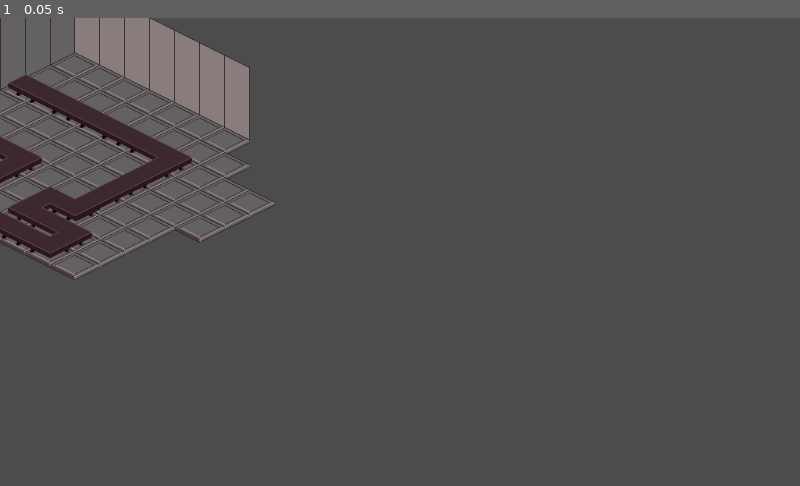
Above: before the commit, frame 1.
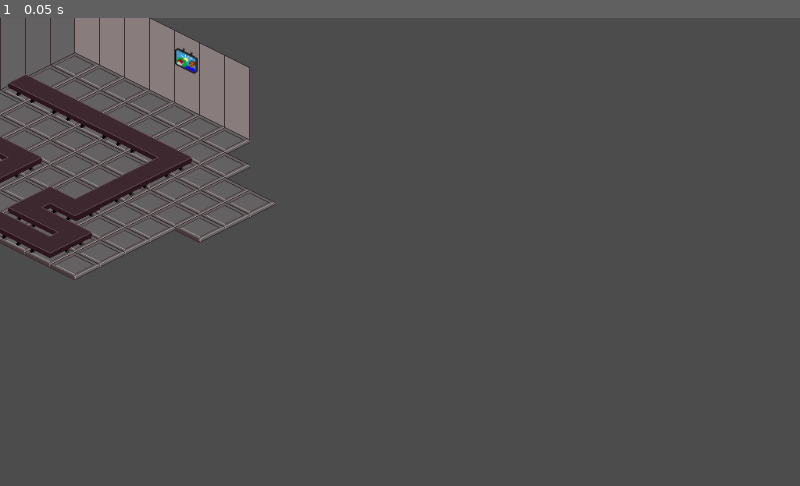
Above: after the commit, the same moment.

Repository: iorena/while-true
Game: Godot game, scene res://Main.tscn
Two runs of this game, one before a commit and one after it. Both use one fixed random seed, a clock stepped at 60 frames per second and the inputs below.
Inputs:
- Up to frame 1 (0.05 s): no input

The runs differ from the first frame. In frame 1, 0.1% of the frame differs, in the area x 21-25%, y 6-12%.

Commit message:
tv object :)

Diff:
--- a/Main.tscn
+++ b/Main.tscn
@@ -1,9 +1,10 @@
-[gd_scene load_steps=18 format=2]
+[gd_scene load_steps=28 format=2]
 
 [ext_resource path="res://assets/wall_right.png" type="Texture" id=1]
 [ext_resource path="res://assets/wall_left.png" type="Texture" id=2]
 [ext_resource path="res://assets/factory_floor1.png" type="Texture" id=3]
 [ext_resource path="res://assets/wall_corner.png" type="Texture" id=4]
+[ext_resource path="res://assets/tv_animation.png" type="Texture" id=5]
 [ext_resource path="res://assets/conveyor2_end.png" type="Texture" id=8]
 [ext_resource path="res://assets/conveyor2_middle.png" type="Texture" id=9]
 [ext_resource path="res://assets/conveyor_end.png" type="Texture" id=10]
@@ -217,6 +218,54 @@
 9/shapes = [  ]
 9/z_index = 0
 
+[sub_resource type="AtlasTexture" id=4]
+flags = 4
+atlas = ExtResource( 5 )
+region = Rect2( 0, 0, 64, 128 )
+
+[sub_resource type="AtlasTexture" id=5]
+flags = 4
+atlas = ExtResource( 5 )
+region = Rect2( 64, 0, 64, 128 )
+
+[sub_resource type="AtlasTexture" id=6]
+flags = 4
+atlas = ExtResource( 5 )
+region = Rect2( 128, 0, 64, 128 )
+
+[sub_resource type="AtlasTexture" id=7]
+flags = 4
+atlas = ExtResource( 5 )
+region = Rect2( 192, 0, 64, 128 )
+
+[sub_resource type="AtlasTexture" id=8]
+flags = 4
+atlas = ExtResource( 5 )
+region = Rect2( 256, 0, 64, 128 )
+
+[sub_resource type="AtlasTexture" id=9]
+flags = 4
+atlas = ExtResource( 5 )
+region = Rect2( 320, 0, 64, 128 )
+
+[sub_resource type="AtlasTexture" id=10]
+flags = 4
+atlas = ExtResource( 5 )
+region = Rect2( 384, 0, 64, 128 )
+
+[sub_resource type="AtlasTexture" id=11]
+flags = 4
+atlas = ExtResource( 5 )
+region = Rect2( 448, 0, 64, 128 )
+
+[sub_resource type="SpriteFrames" id=12]
+animations = [ {
+"frames": [ SubResource( 4 ), SubResource( 5 ), SubResource( 6 ), SubResource( 7 ), SubResource( 8 ), SubResource( 9 ), SubResource( 10 ), SubResource( 11 ) ],
+"loop": true,
+"name": "default",
+"speed": 5.0
+} ]
+
 [node name="Node2D" type="Node2D"]
 
 [node name="Walls" type="TileMap" parent="."]
@@ -240,3 +289,9 @@
 cell_size = Vector2( 64, 32 )
 format = 1
 tile_data = PoolIntArray( 65538, 0, 0, 65540, 1, 0, 65542, 1, 0, 65544, 4, 0, 196616, 5, 0, 262149, 4, 0, 327684, 5, 0, 327688, 8, 0, 393221, 3, 0, 393223, 7, 0, 393225, 4, 0, 458756, 7, 0, 458758, 1, 0, 458760, 1, 0 )
+
+[node name="TV" type="AnimatedSprite" parent="."]
+position = Vector2( 225.864, 87.7243 )
+frames = SubResource( 12 )
+frame = 5
+playing = true
Binary file added: assets/tv_animation.png
